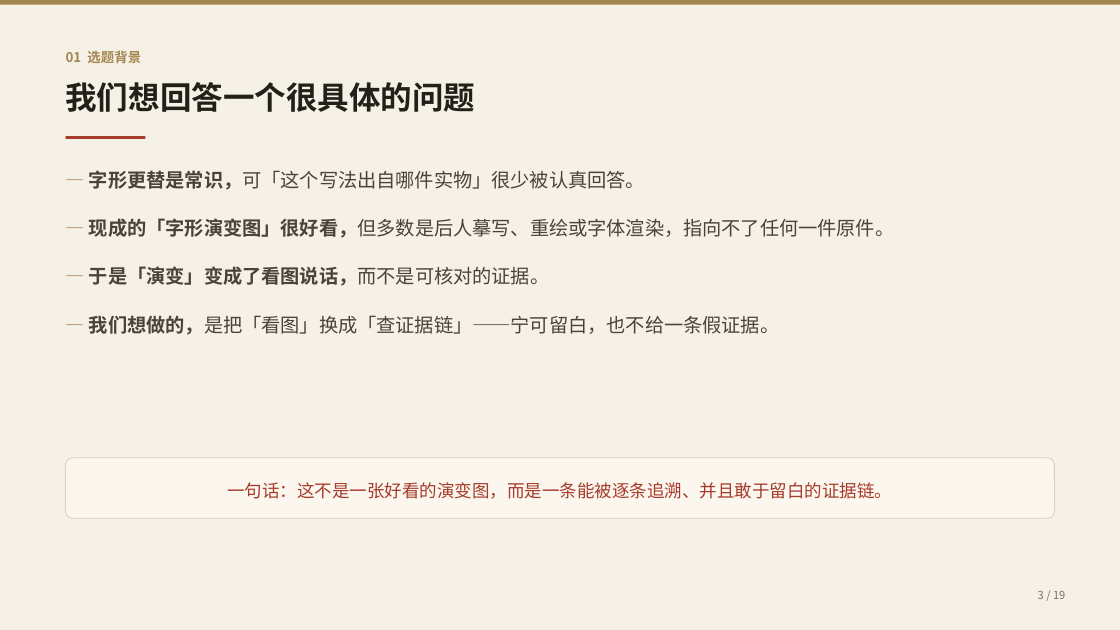
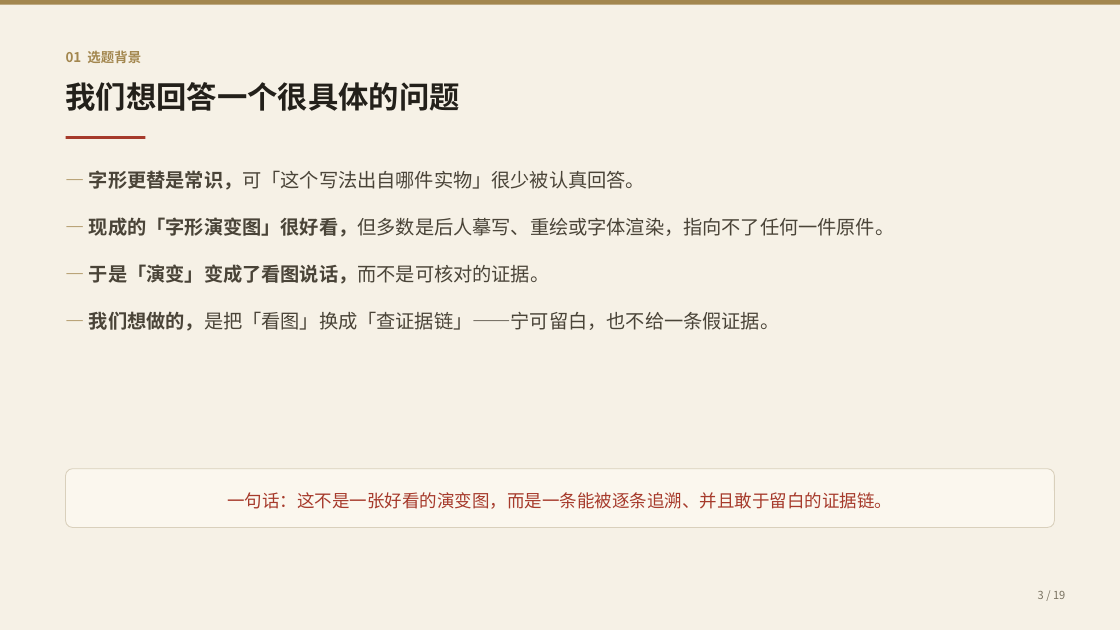
Before and after one commit to Otherhello/hanzi-timeline, a slide deck: slide 3 of docs/汉字字形演变证据链-汇报提纲.pptx. Drawn at 1120x630 pixels with LibreOffice and Linux fonts; fonts in the diff are those of the drawing. Boxes give left, top, right and bottom in pixels: in the first picture for what was removed or moved away, otherwise in the second. Text is boxed around its words. In the diff, an @@ line names an element or a change of style, - is before the commit and + after.

```diff
--- a/docs/汉字字形演变证据链-汇报提纲.pptx
+++ b/docs/汉字字形演变证据链-汇报提纲.pptx
@@ text "我们想回答一个很具体的问题" at box(66, 82, 460, 111): size 27 to 26 pt @@
@@ text "— 字形更替是常识，可「这个写法出自哪件实物」很少被认真回答。" at box(89, 170, 894, 331): less space between paragraphs @@
@@ rounded rectangle "一句话：这不是一张好看的演变图，而是一条能被逐条追溯、并且敢于留白的证据链。": place and size @@
-rounded rectangle "一句话：这不是一张好看的演变图，而是一条能被逐条追溯、并且敢于留白的证据链。" at box(66, 458, 1054, 518)
+rounded rectangle "一句话：这不是一张好看的演变图，而是一条能被逐条追溯、并且敢于留白的证据链。" at box(66, 469, 1054, 528)
```
Also in this commit, not shown: 16 other slides changed, 2 slides added, 2 slides removed, 2 other files.
